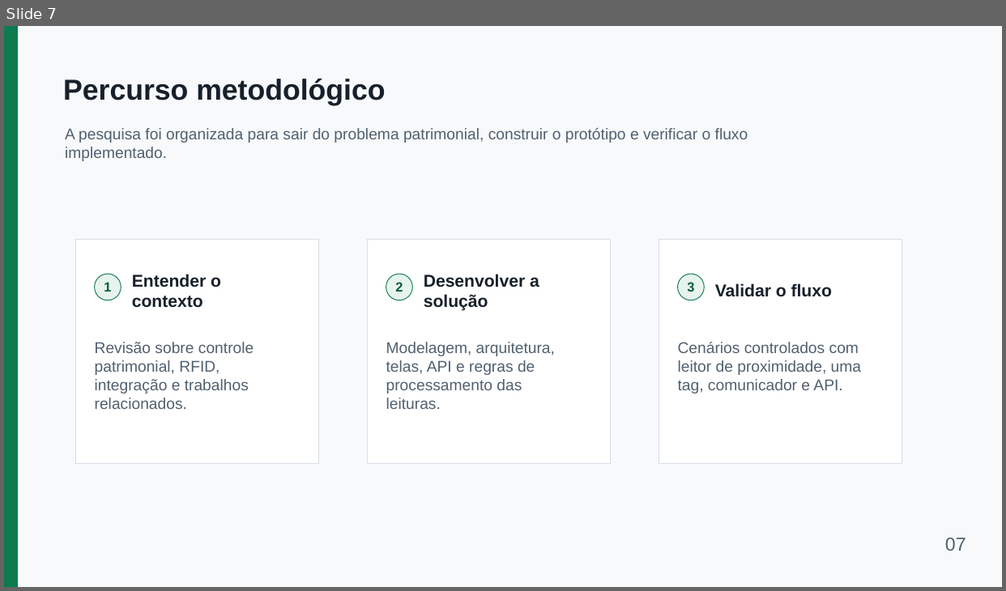
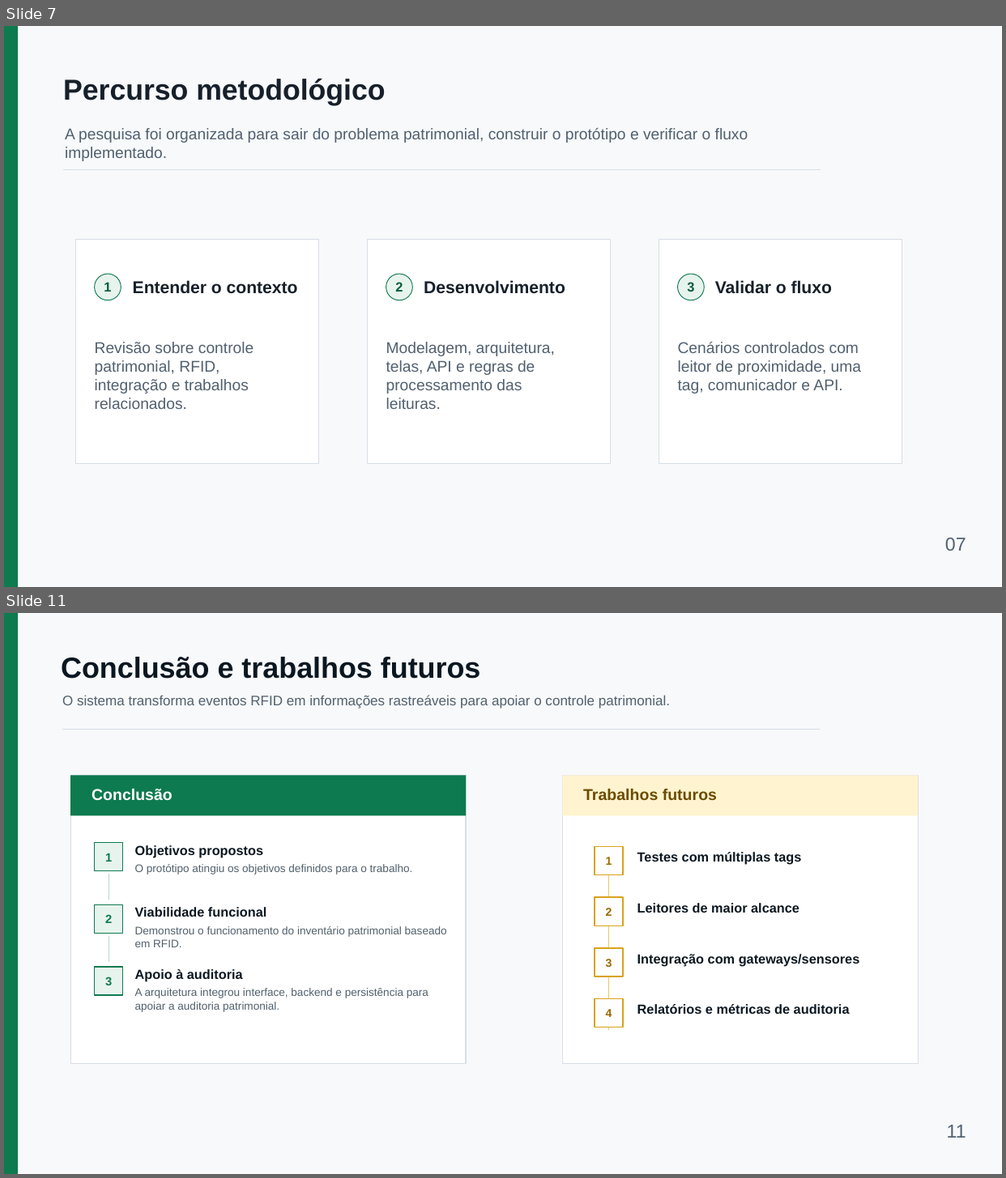
Before and after one commit to EzekLobo/InventoryRFID, a slide deck: docs/tcc/apresentacao-inventoryrfid-15min.pptx. Shown one above the other, each under a label of ours: slide 7 before the commit, slides 7 and 11 after it; the slides between them are not shown. The pictures are 1006x591 and 1006x1178 pixels, drawn with LibreOffice and Linux fonts; fonts in the diff are those of the drawing. Boxes give left, top, right and bottom in pixels: in the first picture for what was removed or moved away, otherwise in the second. Text is boxed around its words. In the diff, an @@ line names an element or a change of style, - is before the commit and + after.

Commit message:
docs(slides): add concise presentation script for InventoryRFID

```diff
--- a/docs/tcc/apresentacao-inventoryrfid-15min.pptx
+++ b/docs/tcc/apresentacao-inventoryrfid-15min.pptx
@@ slide 11 added at (4, 613, 1002, 1174), background #FFFFFF @@
@@ rectangle added at (4, 613, 1002, 1174), fill #F7F9FB @@
@@ rectangle added at (4, 613, 19, 1174), fill #0E7A4F @@
@@ text added at (61, 657, 481, 679), 28 pt, text #0B1720, bold @@
+Conclusão e trabalhos futuros
@@ text added at (62, 695, 670, 709), 13.3 pt, text #52616D @@
+O sistema transforma eventos RFID em informações rastreáveis para apoiar o controle patrimonial.
@@ line added from (62, 729) to (820, 729), #D7DEE6 0.8 pt @@
@@ group added at (70, 776, 466, 1063): 7 texts, 5 rectangles, 2 lines @@
+Conclusão
+1
+Objetivos propostos
+O protótipo atingiu os objetivos definidos para o trabalho.
+2
+Viabilidade funcional
+Demonstrou o funcionamento do inventário patrimonial baseado em RFID.
+3
+Apoio à auditoria
+A arquitetura integrou interface, backend e persistência para apoiar a auditoria patrimonial.
@@ group added at (562, 776, 918, 1063): 6 rectangles, 5 texts, 1 line @@
+Trabalhos futuros
+1
+Testes com múltiplas tags
+2
+Leitores de maior alcance
+3
+Integração com gateways/sensores
+4
+Relatórios e métricas de auditoria
@@ text added at (947, 1125, 966, 1138), 18 pt, text #51606F @@
+11
@@ slide 7 changed as well @@
@@ line added from (63, 169) to (820, 169), #D7DEE6 0.8 pt @@
@@ text "Entender o contexto" rewrapped from (132, 274, 221, 308) to (133, 280, 298, 294) @@
@@ text "Validar o fluxo": place and size @@
-text "Validar o fluxo" at (715, 284, 832, 297)
+text "Validar o fluxo" at (715, 280, 832, 294)
@@ text removed at (424, 274, 539, 311) @@
-Desenvolver a solução
@@ text added at (424, 280, 565, 294), 16.5 pt, text #17202A, bold @@
+Desenvolvimento
```
Also in this commit, not shown: 10 other slides changed, 1 other slide added, 3 slides removed, 2 other files.
